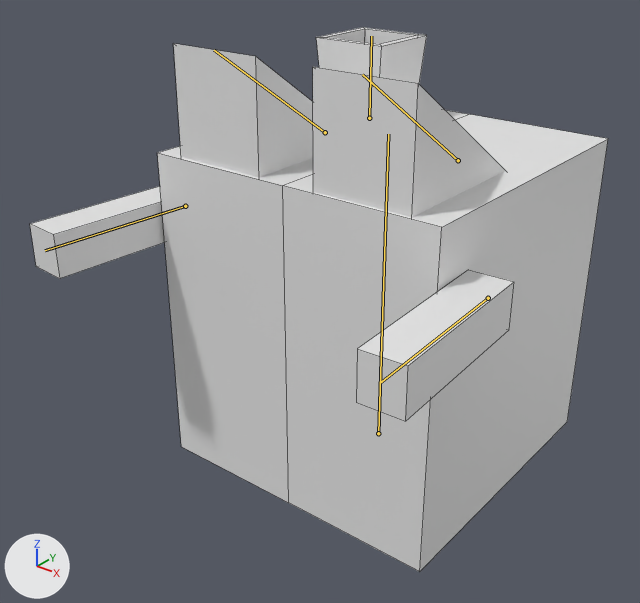
The FBX model Assets/Prefabs/Models/robot.fbx as it was, and as the next commit left it.
Camera for both pictures: a 50 mm camera at (1.48, -2.18, 1.79) aimed at (-0.05, -0.27, 0.61). Every picture has the same lights, and +X, +Y and +Z are marked at lower left. Both versions are drawn at frame 1 of the action 'Armature|Action.001'; the numbers are the values there. The bones that change are drawn over the model as lines. Mesh edges are drawn as thin lines.
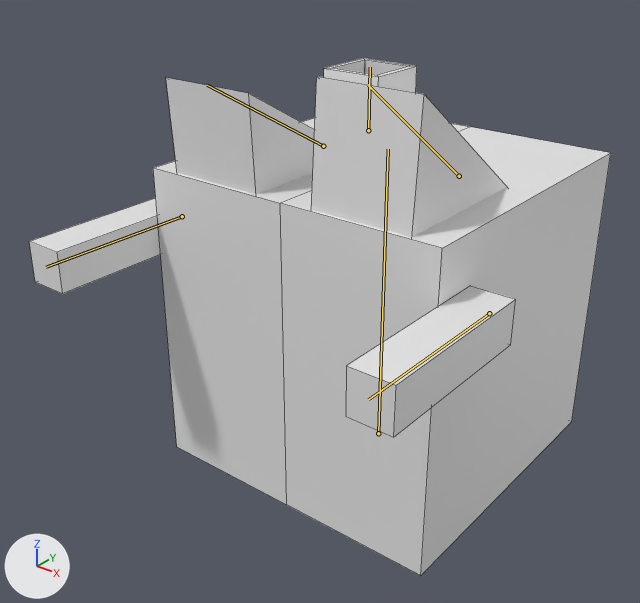
Changed parts and their boxes [x1, y1, x2, y2] in the pictures (640 x 603 px):
```json
{"object": "Cube", "change": "posed", "before": [30, 27, 608, 572], "after": [29, 58, 611, 575]}
{"bone": "Root", "before": "(378, 433) to (388, 134)", "after": "(378, 433) to (388, 149)"}
{"bone": "Arm_L", "before": "(488, 298) to (380, 383)", "after": "(489, 313) to (368, 399)"}
{"bone": "Eye_L", "before": "(458, 160) to (362, 74)", "after": "(459, 176) to (367, 84)"}
{"bone": "Arm_R", "before": "(185, 206) to (45, 250)", "after": "(182, 216) to (46, 267)"}
{"bone": "Eye_R", "before": "(325, 132) to (214, 50)", "after": "(323, 146) to (207, 85)"}
{"bone": "Exhaust", "before": "(369, 118) to (371, 36)", "after": "(368, 130) to (370, 67)"}
```

Scene script edits in JSON lines:
```json
{"block": "bone_root", "where": "bone_root = bpy.data.objects['Armature'].pose.bones['Root']"}
{"op": "set", "path": "bone_root.scale", "old": "(0.98, 1.05, 0.98)", "new": "(1.0, 1.0, 1.0)"}
{"block": "bone_arm_l", "where": "bone_arm_l = bpy.data.objects['Armature'].pose.bones['Arm_L']  # child of 'Root'"}
{"op": "set", "path": "bone_arm_l.rotation_quaternion", "old": "(1.0, 0.0, 0.0, -0.026)", "new": "(1.0, 0.0, 0.0, 0.0)", "note": "degrees (0, 0, -3) -> degrees (0, 0, 0)"}
{"block": "bone_eye_l", "where": "bone_eye_l = bpy.data.objects['Armature'].pose.bones['Eye_L']  # child of 'Root'"}
{"op": "set", "path": "bone_eye_l.rotation_quaternion", "old": "(1.0, 0.0, 0.0, 0.0)", "new": "(0.999, -0.036, 0.0, 0.0)", "note": "degrees (0, 0, 0) -> degrees (-4, 0, 0)"}
{"block": "bone_arm_r", "where": "bone_arm_r = bpy.data.objects['Armature'].pose.bones['Arm_R']  # child of 'Root'"}
{"op": "set", "path": "bone_arm_r.rotation_quaternion", "old": "(0.999, 0.0, 0.0, 0.039)", "new": "(1.0, 0.0, 0.0, 0.0)", "note": "degrees (0, 0, 5) -> degrees (0, 0, 0)"}
{"block": "bone_eye_r", "where": "bone_eye_r = bpy.data.objects['Armature'].pose.bones['Eye_R']  # child of 'Root'"}
{"op": "set", "path": "bone_eye_r.rotation_quaternion", "old": "(1.0, -0.002, 0.0, 0.0)", "new": "(1.0, 0.027, 0.0, 0.0)", "note": "degrees (0, 0, 0) -> degrees (3, 0, 0)"}
{"block": "bone_exhaust", "where": "bone_exhaust = bpy.data.objects['Armature'].pose.bones['Exhaust']  # child of 'Root'"}
{"op": "set", "path": "bone_exhaust.scale", "old": "(1.2, 1.2, 1.2)", "new": "(1.0, 1.0, 1.0)"}
```
